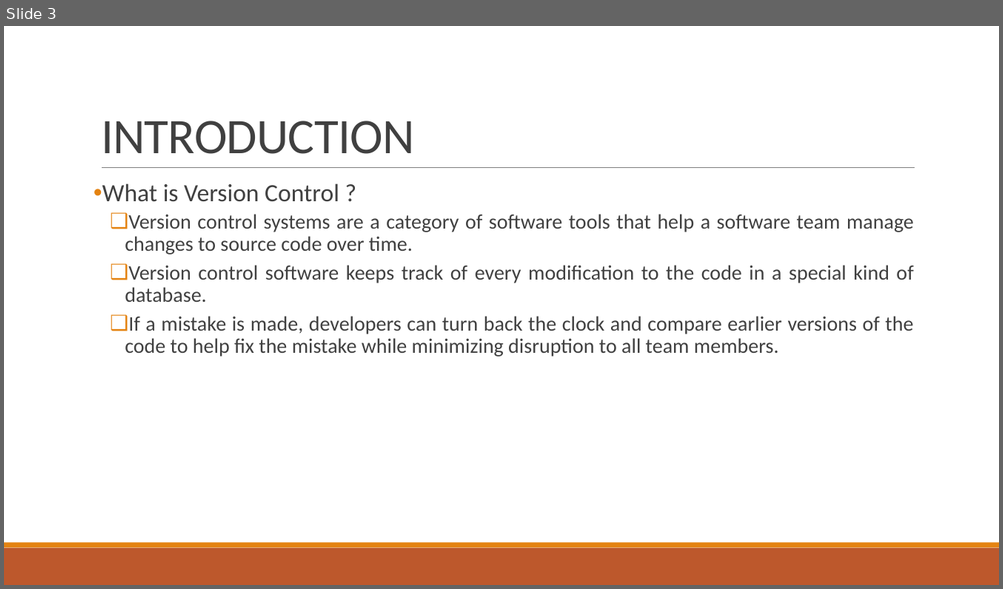
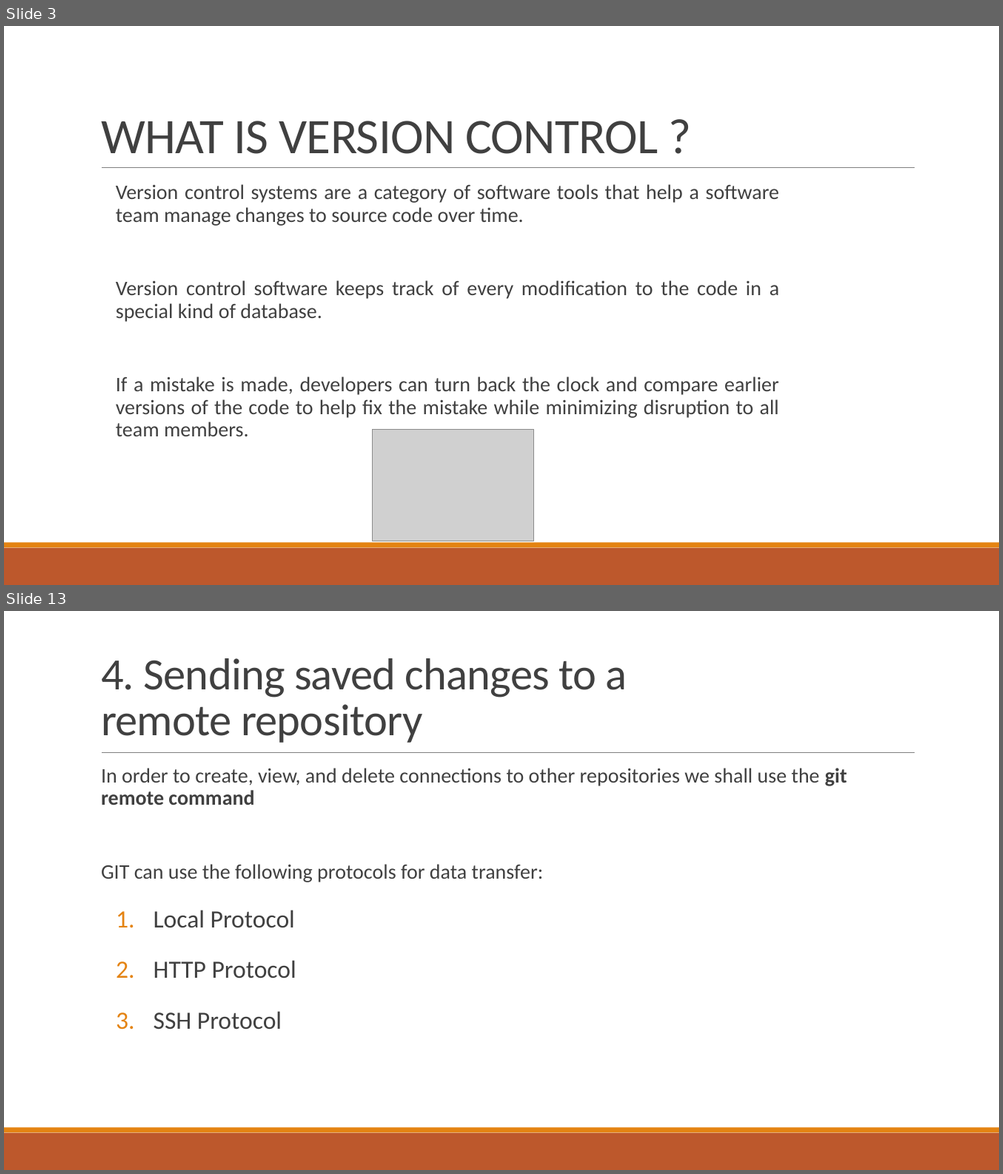
Before and after one commit to ismoop/Lecture-Notes, a slide deck: Lecture 3.pptx. Shown one above the other, each under a label of ours: slide 3 before the commit, slides 3 and 13 after it; the slides between them are not shown. The pictures are 1003x589 and 1003x1174 pixels, drawn with LibreOffice and Linux fonts; fonts in the diff are those of the drawing; grey boxes stand for pictures. Boxes give left, top, right and bottom in pixels: in the first picture for what was removed or moved away, otherwise in the second. Text is boxed around its words. In the diff, an @@ line names an element or a change of style, - is before the commit and + after.

```diff
--- a/Lecture 3.pptx
+++ b/Lecture 3.pptx
@@ slide 13 added at [4, 611, 999, 1170], background #FFFFFF; not listed: 3 template elements that a slide beside it also shows @@
@@ title added at [101, 658, 627, 743], 43.2 pt, text #404040 @@
+4. Sending saved changes to a remote repository
@@ text added at [101, 768, 847, 1030], 20 pt, text #404040 @@
+  In order to create, view, and delete connections to other repositories we shall use the git remote command
+  GIT can use the following protocols for data transfer:
+  1. Local Protocol
+  2. HTTP Protocol
+  3. SSH Protocol
@@ slide 3 changed as well @@
@@ title at [101, 121, 657, 154]: text changed @@
-INTRODUCTION
+WHAT IS VERSION CONTROL ?
@@ text "Version control systems are a ...": place and size @@
-text "Version control systems are a ..." at [102, 184, 913, 357]
+text "Version control systems are a ..." at [116, 184, 780, 437]
@@ text "Version control systems are a ..." at [116, 184, 780, 437]: bullet ❑ to  ; list level 2 to 1 in "Version control systems are a ..."; list level 2 to 1 in "Version control software keeps track ..."; list level 2 to 1 in "If a mistake is made, ..." @@
@@ text at [102, 184, 339, 202]: paragraph removed @@
-• What is Version Control ?
@@ picture added at [372, 429, 534, 542] @@
```
Also in this commit, not shown: 3 other slides changed, 17 other slides added, 1 slide removed.
